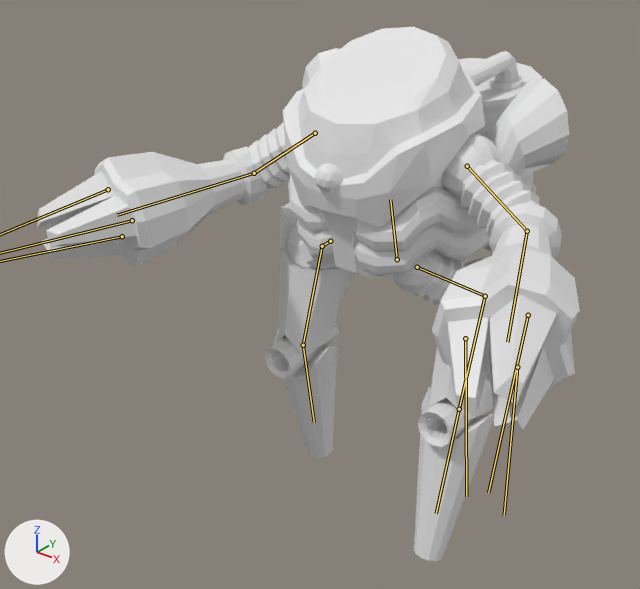
The glTF model Godot Branch/Assets/player_model.glb: old version first, new version second.
The view is the same before and after, from a 50 mm lens placed at (1.0, -1.526, 1.427), pointed at (-0.102, -0.148, 0.573). The axes (+X, +Y, +Z) are drawn at lower left. The lights are the same throughout. Both versions are drawn at frame 2 of the action 'MoveBackward'; the numbers are the values there. The bones that bend it are drawn over the model as lines.

Names of what the first picture shows: 'player'.
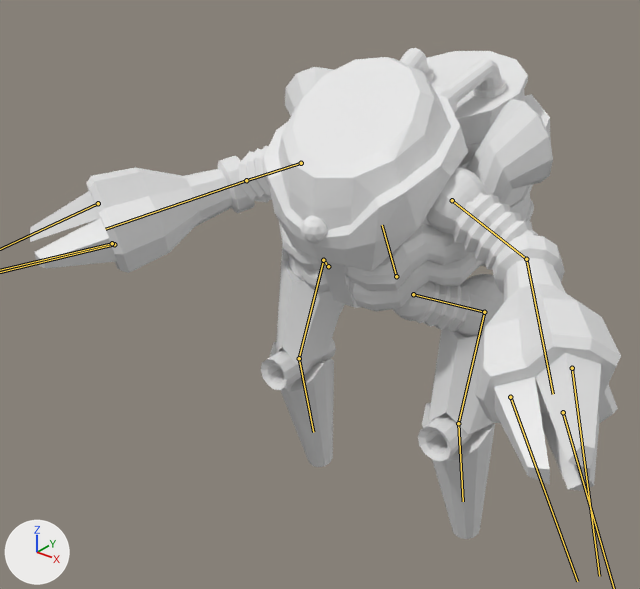
Boxes (x1, y1, x2, y2) around the edits, measured in the pictures (640 x 589 px):
'player', posed (9% wider, 8% shorter): before (38, 27, 580, 561); after (30, 48, 621, 539)
bone 'body', root to tip: before (397, 259) to (390, 199); after (396, 276) to (382, 225)
bone 'shoulder_l', root to tip: before (467, 166) to (527, 231); after (452, 200) to (526, 259)
bone 'thigh_l', root to tip: before (485, 296) to (459, 409); after (484, 312) to (458, 423)
bone 'foot_l', root to tip: before (459, 409) to (436, 513); after (458, 423) to (463, 501)
bone 'shoulder_r', root to tip: before (315, 133) to (254, 173); after (301, 163) to (246, 180)
bone 'thigh_r', root to tip: before (322, 246) to (303, 345); after (323, 260) to (299, 358)
bone 'foot_r', root to tip: before (303, 345) to (314, 422); after (299, 358) to (313, 432)

Diff of the bpy script that builds the scene:
```diff
--- a/Godot Branch/Assets/player_model.glb.py
+++ b/Godot Branch/Assets/player_model.glb.py
@@ bone_body @@
 bone_body = bpy.data.objects['Armature'].pose.bones['body']
-bone_body.location = (0.0, 0.0, 0.0)
-bone_body.rotation_quaternion = (0.996, -0.093, 0.0, 0.0)  # degrees (-11, 0, 0)
+bone_body.location = (0.0, -0.037, 0.017)
+bone_body.rotation_quaternion = (1.0, 0.0, 0.0, 0.0)  # degrees (0, 0, 0)
@@ bone_shoulder_l @@
 bone_shoulder_l = bpy.data.objects['Armature'].pose.bones['shoulder_l']  # child of 'body'
-bone_shoulder_l.rotation_quaternion = (0.963, -0.248, 0.047, -0.092)  # degrees (-29, 3, -12)
+bone_shoulder_l.rotation_quaternion = (0.975, -0.222, 0.0, 0.0)  # degrees (-26, 0, 0)
@@ bone_thigh_l @@
 bone_thigh_l = bpy.data.objects['Armature'].pose.bones['thigh_l']  # child of 'hip_l'
-bone_thigh_l.rotation_quaternion = (0.997, -0.077, 0.0, 0.0)  # degrees (-9, 0, 0)
+bone_thigh_l.rotation_quaternion = (0.984, -0.176, -0.004, -0.004)  # degrees (-20, -1, 0)
@@ bone_foot_l @@
 bone_foot_l = bpy.data.objects['Armature'].pose.bones['foot_l']  # child of 'thigh_l'
-bone_foot_l.rotation_quaternion = (0.999, 0.041, 0.0, 0.0)  # degrees (5, 0, 0)
+bone_foot_l.rotation_quaternion = (0.96, 0.281, 0.0, 0.0)  # degrees (33, 0, 0)
@@ bone_shoulder_r @@
 bone_shoulder_r = bpy.data.objects['Armature'].pose.bones['shoulder_r']  # child of 'body'
-bone_shoulder_r.rotation_quaternion = (0.938, -0.334, 0.009, 0.088)  # degrees (-39, 4, 9)
+bone_shoulder_r.rotation_quaternion = (0.978, -0.21, 0.0, 0.0)  # degrees (-24, 0, 0)
@@ bone_thigh_r @@
 bone_thigh_r = bpy.data.objects['Armature'].pose.bones['thigh_r']  # child of 'hip_r'
-bone_thigh_r.rotation_quaternion = (0.999, -0.044, 0.0, 0.0)  # degrees (-5, 0, 0)
+bone_thigh_r.rotation_quaternion = (0.984, -0.176, 0.004, 0.004)  # degrees (-20, 1, 0)
@@ bone_foot_r @@
 bone_foot_r = bpy.data.objects['Armature'].pose.bones['foot_r']  # child of 'thigh_r'
-bone_foot_r.rotation_quaternion = (0.975, 0.221, 0.0, 0.0)  # degrees (26, 0, 0)
+bone_foot_r.rotation_quaternion = (0.96, 0.281, 0.0, 0.0)  # degrees (33, 0, 0)
```
